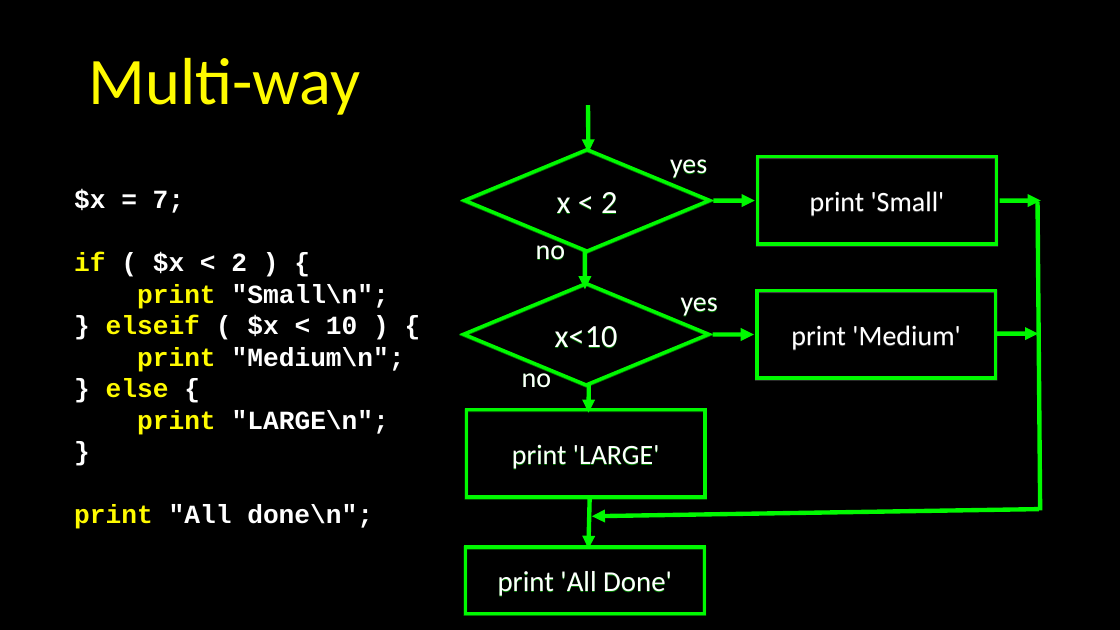
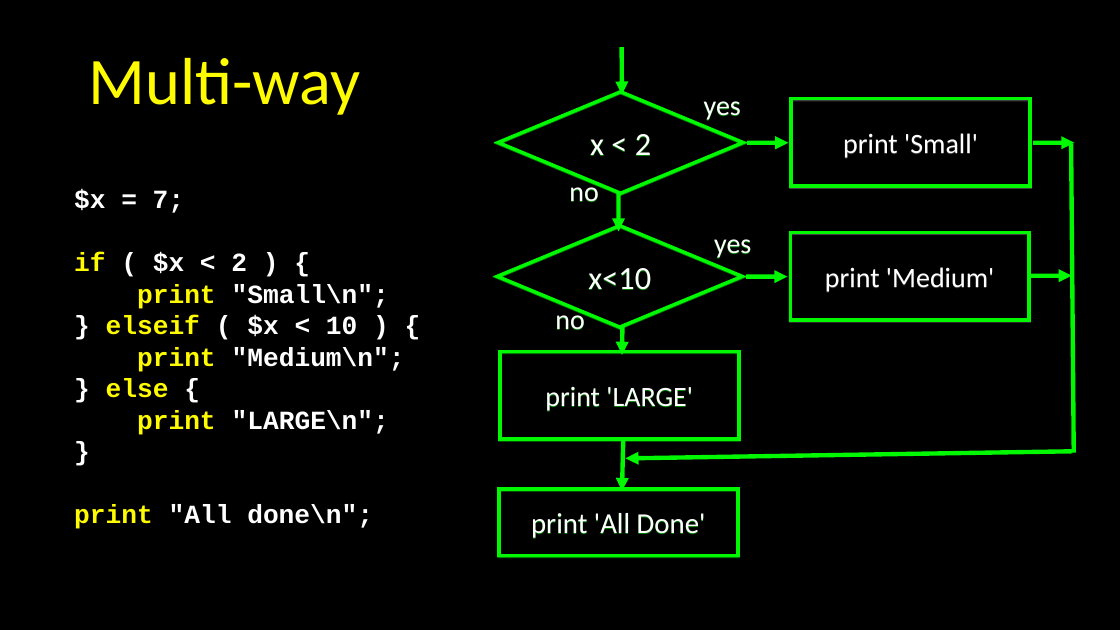
Before and after one commit to csev/wa4e, a slide deck: slide 15 of lectures/PHP-03-Expressions-Control-String.ppt. Drawn at 1120x630 pixels with LibreOffice and Linux fonts; fonts in the diff are those of the drawing. Boxes give left, top, right and bottom in pixels: in the first picture for what was removed or moved away, otherwise in the second. Text is boxed around its words. In the diff, an @@ line names an element or a change of style, - is before the commit and + after.

```diff
--- a/lectures/PHP-03-Expressions-Control-String.ppt
+++ b/lectures/PHP-03-Expressions-Control-String.ppt
@@ 3 arrows, 1 freeform shape: place and size @@
-3 arrows, 1 freeform shape at bbox=[464, 200, 1041, 385]
+3 arrows, 1 freeform shape at bbox=[497, 143, 1075, 327]
@@ 6 arrows, 5 freeform shapes, 4 frees, 1 line: place and size @@
-6 arrows, 5 freeform shapes, 4 frees, 1 line at bbox=[465, 105, 1040, 614]
+6 arrows, 5 freeform shapes, 4 frees, 1 line at bbox=[498, 47, 1074, 556]
```
Also in this commit, not shown: 1 other slide changed, 4 other files.
